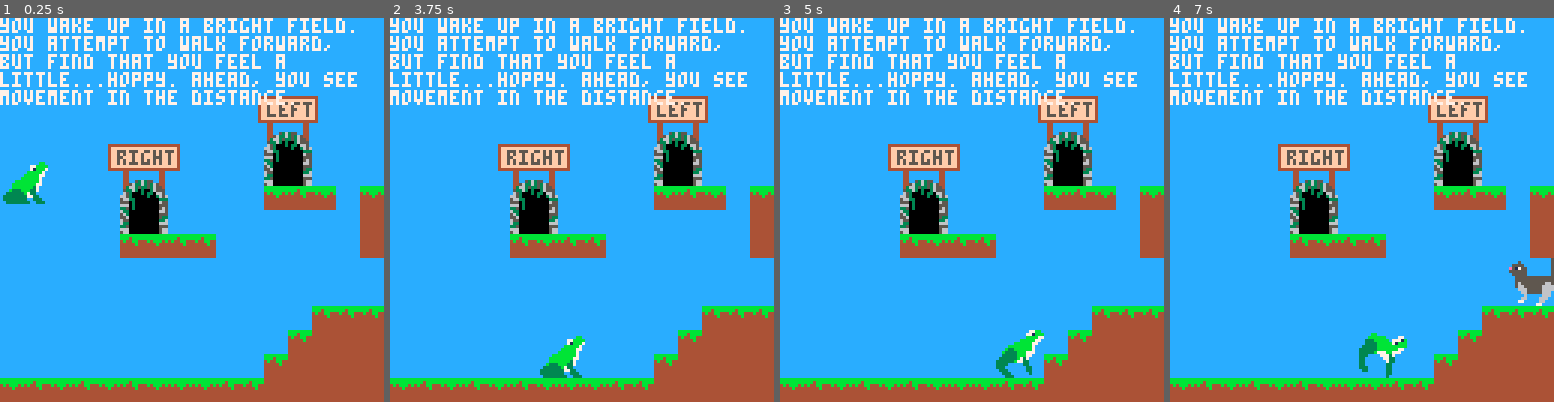
Above: before the commit, frames 1-4 (left to right).
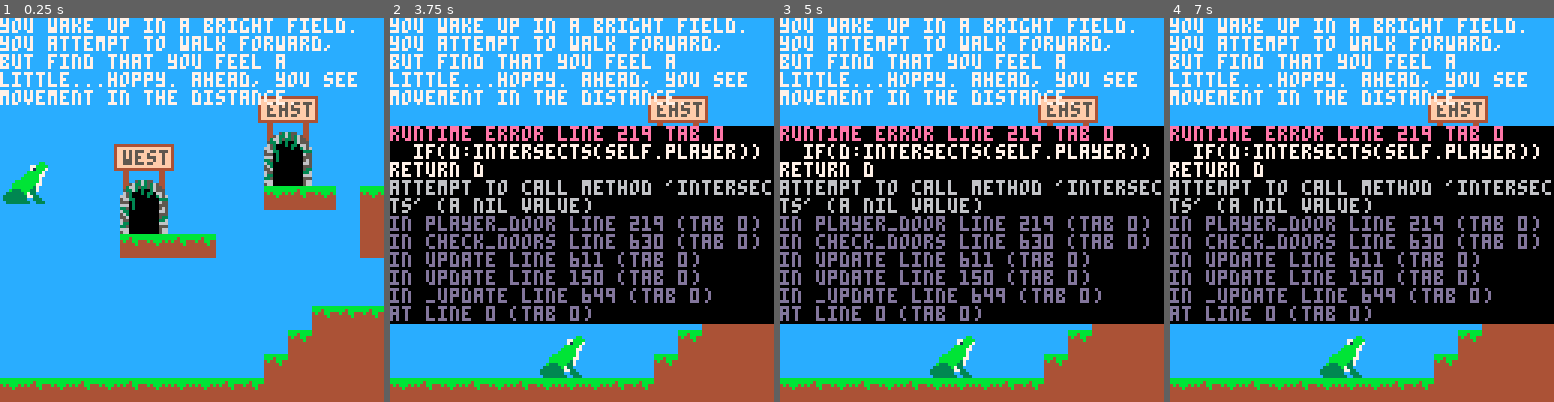
Above: after the commit, the same moments.

Repository: cincodenada/frogsvscats
Game: PICO-8 cartridge frogsvscats.p8
Two runs of this game, one before a commit and one after it. Both use one fixed random seed, a clock stepped at 60 frames per second and the inputs below.
Inputs:
- Up to frame 1 (0.25 s): no input
- Up to frame 2 (3.75 s): hold Right 1.6-2.1 s; hold Up 2.15-2.42 s; hold Right 2.47-3.03 s; hold Left 3.08-3.58 s; hold Down from 3.63 s (still down)
- Up to frame 3 (5 s): release Down at 3.97 s; hold Right 4.02-4.68 s; hold Up from 4.73 s (still down)
- Up to frame 4 (7 s): release Up at 5.03 s; hold Left 5.08-5.68 s; hold Down 5.73-6.03 s; hold Right 6.08-6.58 s; hold Right from 6.63 s (still down)

The runs differ from the first frame. In frame 1, 0.7% of the frame differs, in the area x 28-79%, y 21-40%; in frame 2, 50%; in frame 3, 52%, in the area x 0-100%, y 21-94%; in frame 4, 52%.
Error after the commit: runtime error line 219 tab 0; if(d:intersects(self.player)) return d; attempt to call method 'intersects' (a nil value)

Commit message:
Attempt to implement looking at doors

Diff:
--- a/frogsvscats.p8
+++ b/frogsvscats.p8
@@ -126,7 +126,7 @@
 		add(self.cats, cat(c[1]*8,c[2]*8))
 	end
 	local dooridx = 1 -- todo: randomize
-	local std = {"up","down","left","right"}
+	local std = {"north","south","east","west"}
 	for c in all(a.links[1]) do
 		self:add_door({std[dooridx], c}, dooridx)
 		dooridx += 1
@@ -135,7 +135,7 @@
 		self:add_door(a.links[i], dooridx)
 		dooridx += 1
 	end
-	self.texts = {{msg=a.intro, col=7}}
+	self.texts = {{msg=a.intro, col=7, x=self.x}}
 	self.to_scoot = 0
 	self.x = m.x
 	game.player.x = self.x+1
@@ -145,9 +145,7 @@
 		add(self.doors, door(dc[1]*8,dc[2]*8,di))
 end
 function game:inspect_door(idx)
-	self.texts = {
-
-	}
+	self.texts = {{msg=self.doors[idx].text, col=7, x=self.x}}
 end
 function game:update()
 	self.debug_blocks = {}
@@ -174,7 +172,7 @@
 	cury = 0
 	for t in all(self.texts) do
 		local w = wrap(t.msg,127)
-		print(w.text,0,cury,t.col)
+		print(w.text,t.x,cury,t.col)
 		cury += w.lines*6
 	end
 	if(self.debug!="") game:draw_debug()
@@ -219,8 +217,9 @@
 	end
 	return ret
 end
-function game:door_at(bb)
+function game:player_door()
 	for d in all(self.cur_map.doors) do
+		if(d:intersects(self.player)) return d
 	end
 end
 
@@ -323,6 +322,23 @@
 		cx=flr(c.x),
 		cy=flr(c.y),
 	}
+end
+function visible:intersects(other)
+	local me = self:bb()
+	local them = other:bb()
+	-- Maybe not super efficient
+	-- but should do the trick
+	if(self:contains_x(them.e) or
+		 self:contains_x(them.w) or
+		 self:contains_y(them.n) or
+		 self:contains_y(them.s) or
+		 other:contains_x(me.e) or
+		 other:contains_x(me.w) or
+		 other:contains_y(me.n) or
+		 other:contains_y(me.s)) then
+		return true
+	end
+	return false
 end
 
 door = class(visible)
@@ -614,7 +630,9 @@
 	end
 end
 function player:check_doors()
-	local door = game:door_at(self.bb)
+	local door = game:player_door()
+	print(door)
+	stop(door.label)
 	if(door) then
 		if(self.last_door == door) then
 			-- go in
